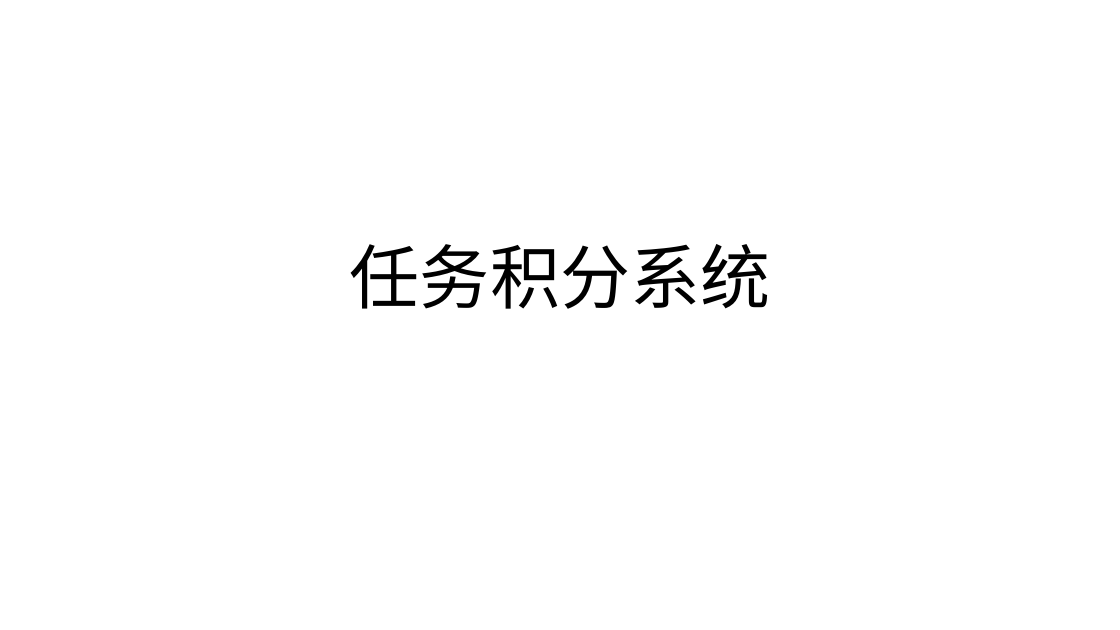
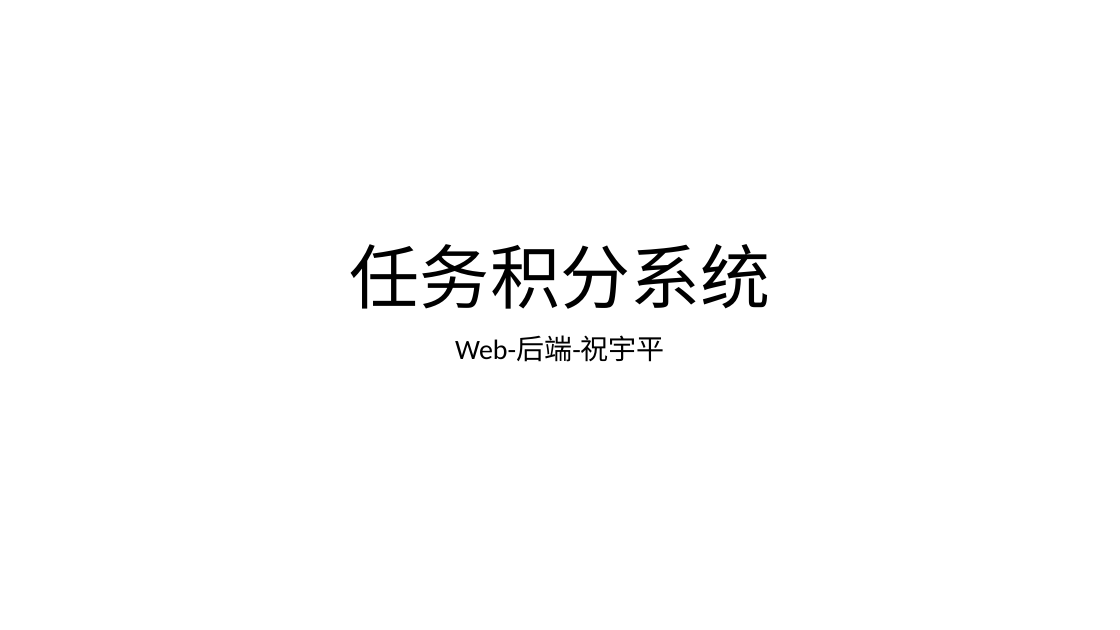
Before and after one commit to pullwindyuan/TaskCredit, a slide deck: slide 1 of document/20171103-cvte-web后端-祝宇平.pptx. Drawn at 1120x630 pixels with LibreOffice and Linux fonts; fonts in the diff are those of the drawing. Boxes give left, top, right and bottom in pixels: in the first picture for what was removed or moved away, otherwise in the second. Text is boxed around its words. In the diff, an @@ line names an element or a change of style, - is before the commit and + after.

```diff
--- a/document/20171103-cvte-web后端-祝宇平.pptx
+++ b/document/20171103-cvte-web后端-祝宇平.pptx
@@ subtitle added at bbox=[455, 336, 665, 362], 24 pt, text #000000 @@
+Web-后端-祝宇平
```
Also in this commit, not shown: 4 other slides changed, 2 slides added, 1 slide removed.
